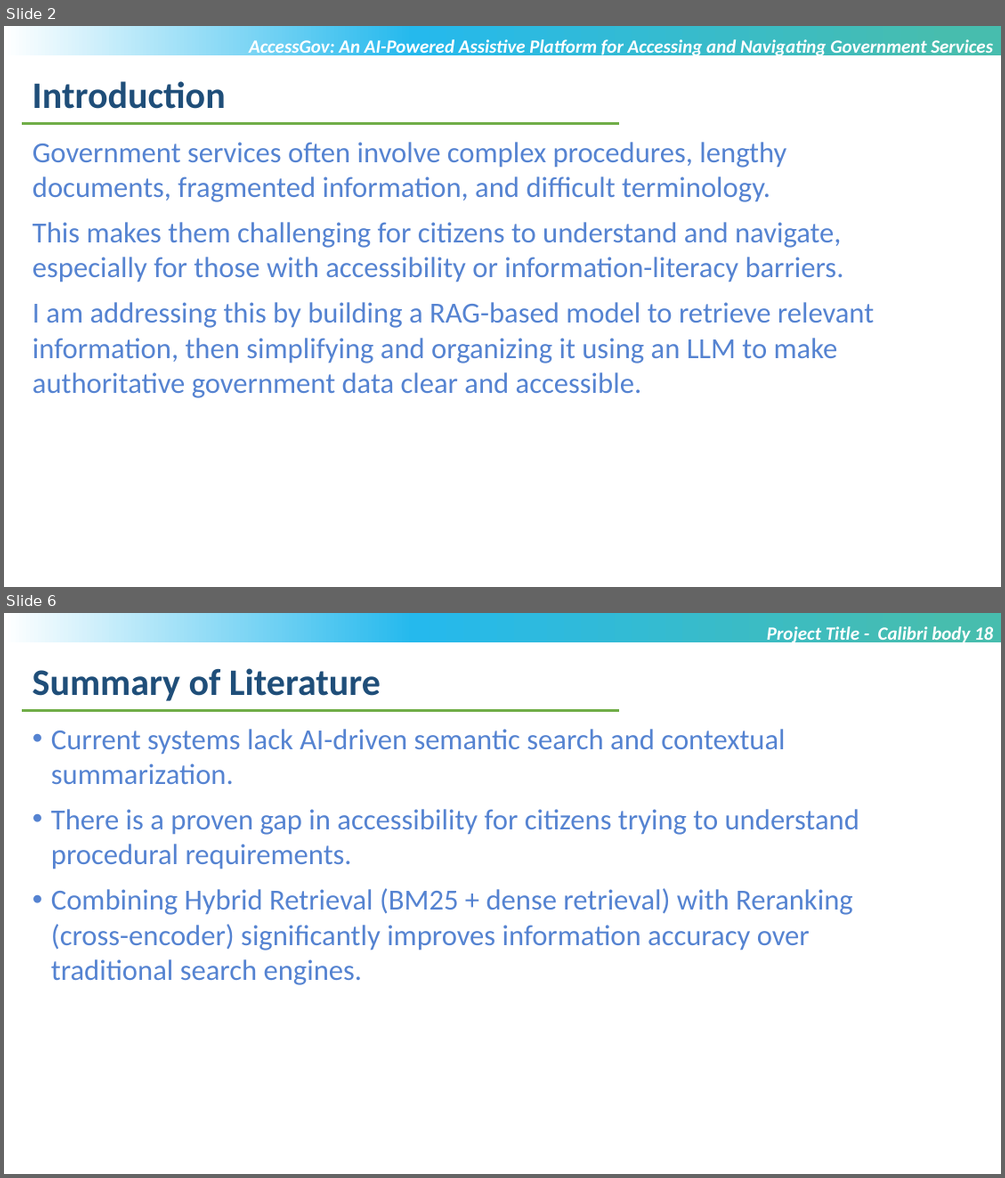
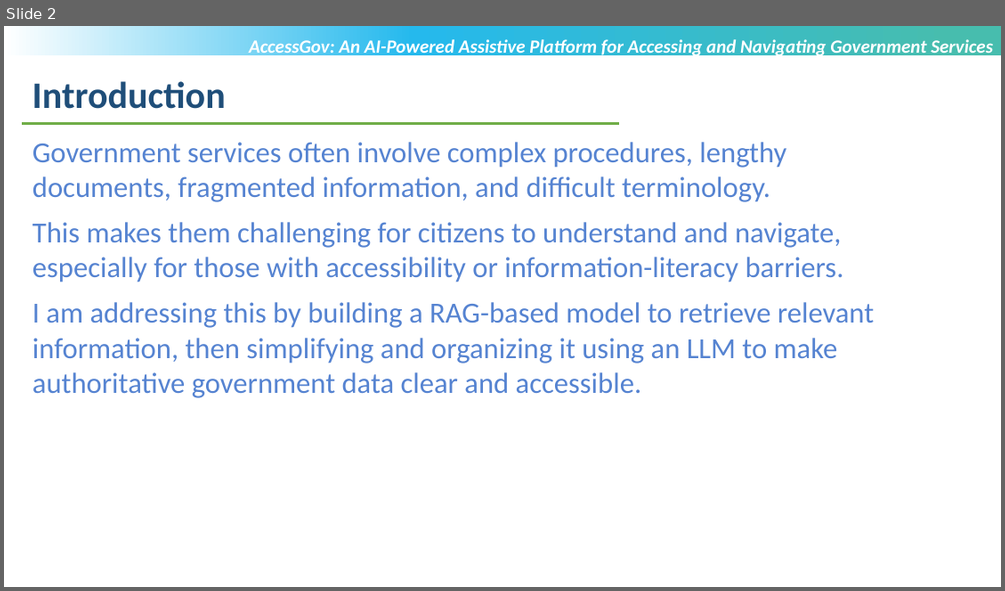
Before and after one commit to MehtaRahi/AccessGov, a slide deck: T9998_VIT-Chennai_Rahi_Sanxipt_Mehta_Review1.pptx. Shown one above the other, each under a label of ours: slides 2 and 6 before the commit, slide 2 after it; the slides between them are not shown. The pictures are 1005x1178 and 1005x591 pixels, drawn with LibreOffice and Linux fonts; fonts in the diff are those of the drawing; background and template pictures are left out. Boxes give left, top, right and bottom in pixels: in the first picture for what was removed or moved away, otherwise in the second. Text is boxed around its words. In the diff, an @@ line names an element or a change of style, - is before the commit and + after.

Commit message:
docs: add architecture documentation and update project presentation files

```diff
--- a/T9998_VIT-Chennai_Rahi_Sanxipt_Mehta_Review1.pptx
+++ b/T9998_VIT-Chennai_Rahi_Sanxipt_Mehta_Review1.pptx
@@ slide 6 removed at box(4, 613, 1001, 1174), background #FFFFFF; not listed: 1 template element that a slide beside it also shows @@
@@ text removed at box(767, 626, 993, 645) @@
-Project Title - Calibri body 18
@@ text removed at box(32, 668, 380, 701) @@
-Summary of Literature
@@ line removed from (22, 710) to (619, 710) @@
@@ text removed at box(51, 729, 859, 985) @@
-• Current systems lack AI-driven semantic search and contextual summarization.
-• There is a proven gap in accessibility for citizens trying to understand procedural requirements.
-• Combining Hybrid Retrieval (BM25 + dense retrieval) with Reranking (cross-encoder) significantly improves information accuracy over traditional search engines.
```
Also in this commit, not shown: 5 slides changed, 3 slides added, 1 other slide removed, 2 other files.
